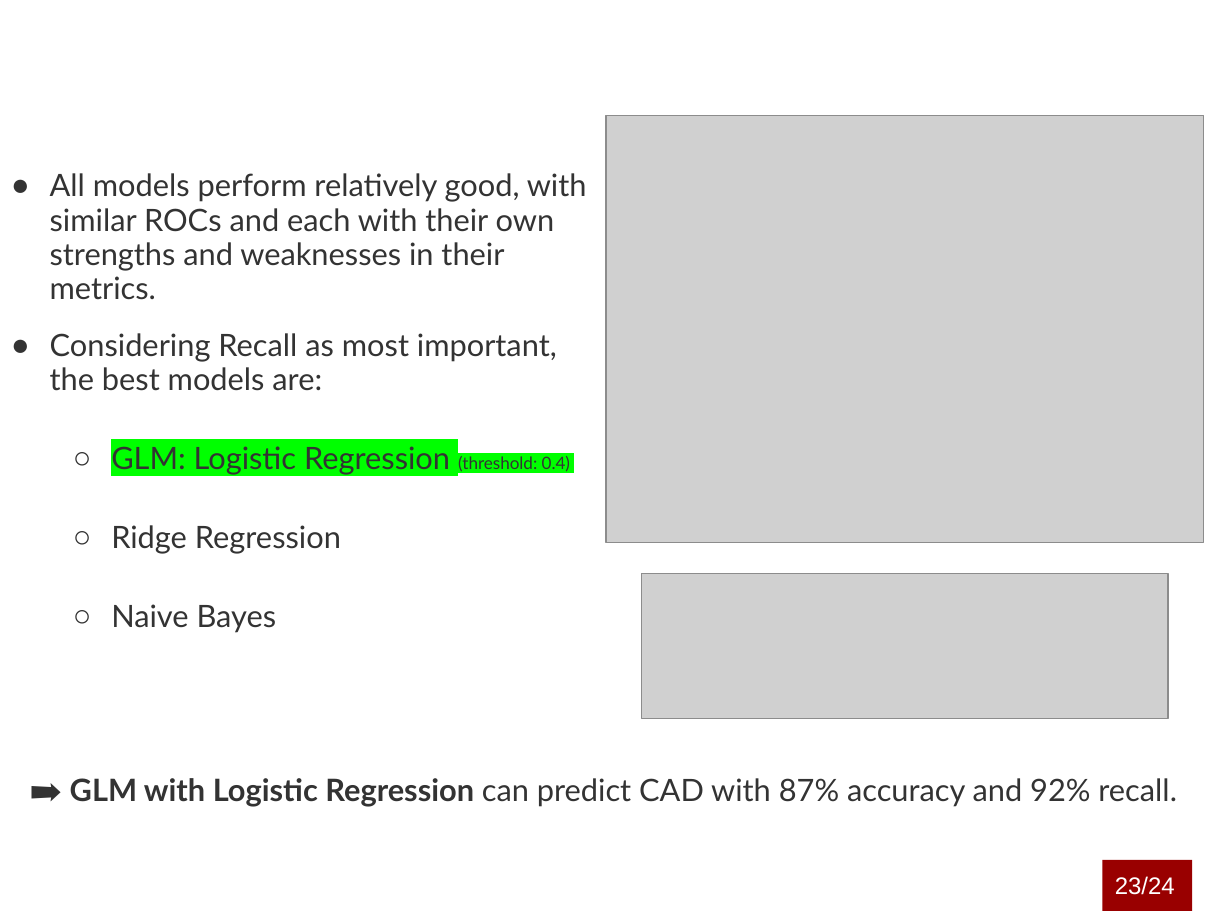
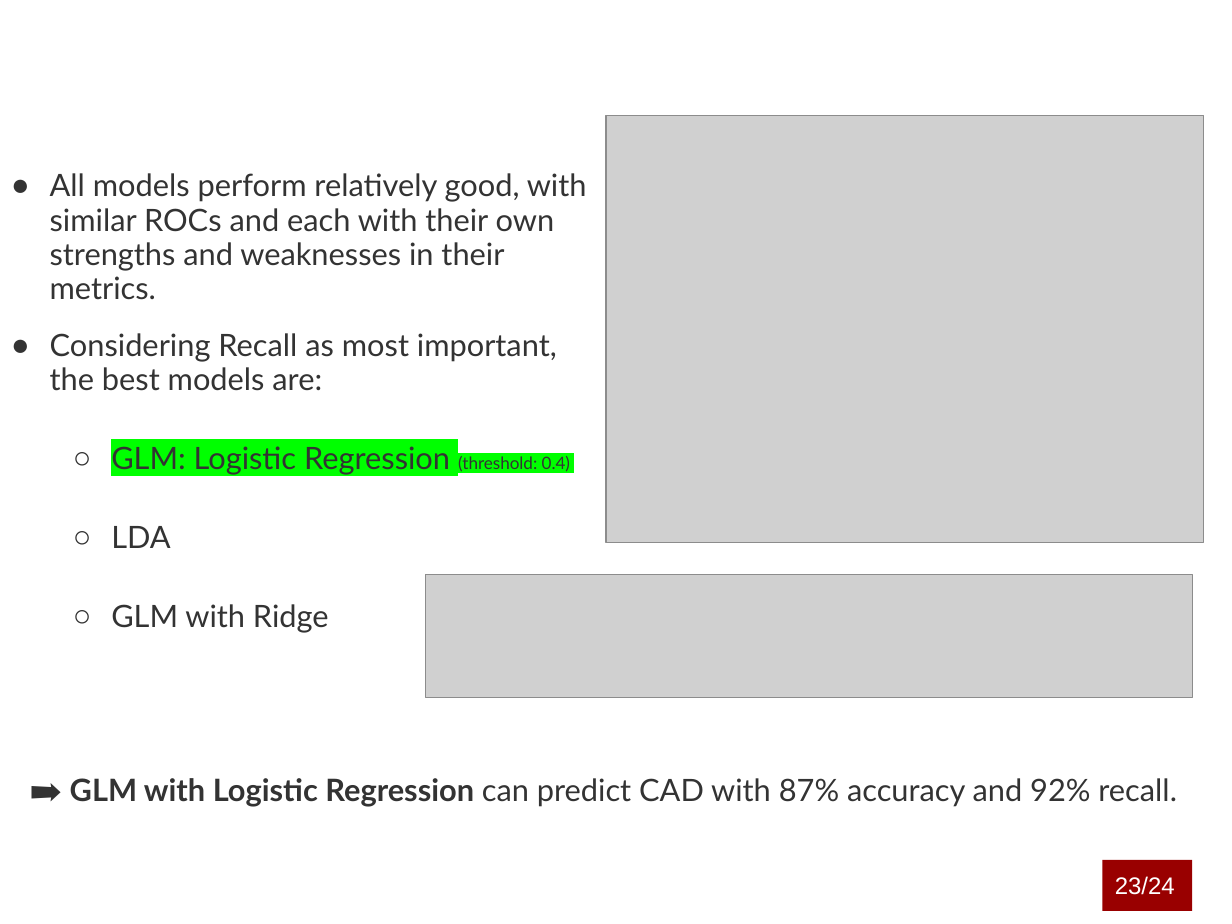
Before and after one commit to marcouderzo/CoronaryHeartDisease-Prediction, a slide deck: slide 24 of slides.pptx. Drawn at 1232x924 pixels with LibreOffice and Linux fonts; fonts in the diff are those of the drawing; grey boxes stand for pictures; background and template pictures are left out. Boxes give left, top, right and bottom in pixels: in the first picture for what was removed or moved away, otherwise in the second. Text is boxed around its words. In the diff, an @@ line names an element or a change of style, - is before the commit and + after.

```diff
--- a/slides.pptx
+++ b/slides.pptx
@@ text at (x1=111, y1=526, x2=329, y2=633): text changed @@
-  ○ Ridge Regression
-  ○ Naive Bayes
+  ○ LDA
+  ○ GLM with Ridge
@@ picture resized from (x1=642, y1=574, x2=1168, y2=718) to (x1=426, y1=575, x2=1193, y2=697) @@
```
Also in this commit, not shown: 10 other slides changed, 5 other files.
